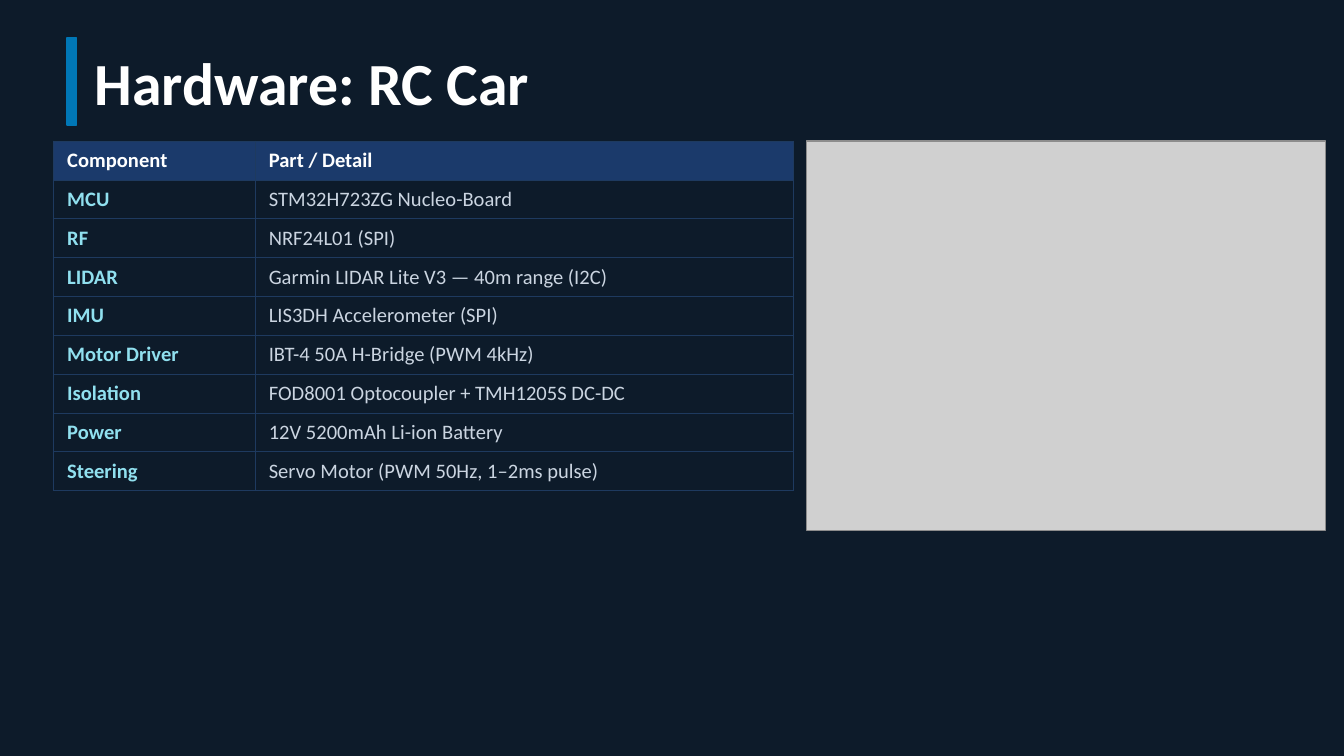
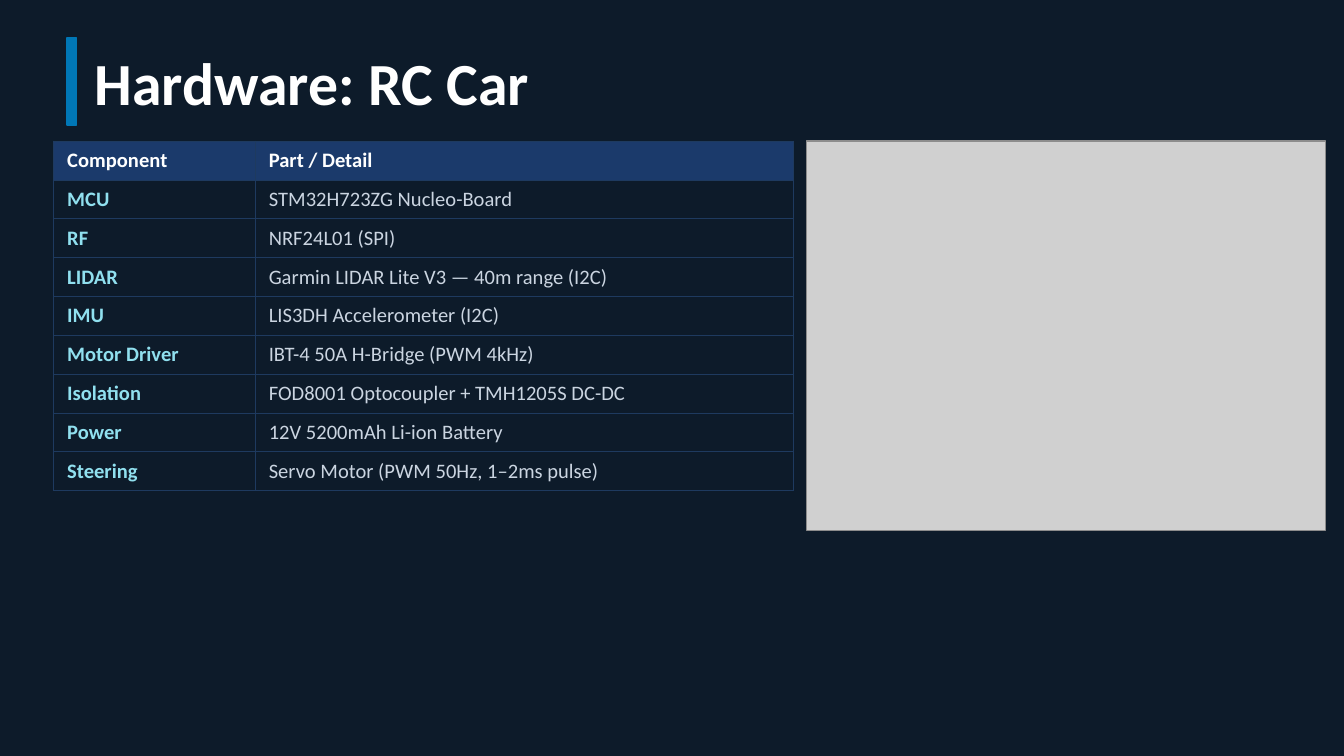
Before and after one commit to eam95/RC_Car_Mark_I, a slide deck: slide 5 of RC_Car_Presentation.pptx. Drawn at 1344x756 pixels with LibreOffice and Linux fonts; fonts in the diff are those of the drawing; grey boxes stand for pictures. Boxes give left, top, right and bottom in pixels: in the first picture for what was removed or moved away, otherwise in the second. Text is boxed around its words. In the diff, an @@ line names an element or a change of style, - is before the commit and + after.

```diff
--- a/RC_Car_Presentation.pptx
+++ b/RC_Car_Presentation.pptx
@@ table at (54, 141, 793, 486) @@
-row 5, column 2: LIS3DH Accelerometer (SPI)
+row 5, column 2: LIS3DH Accelerometer (I2C)
```
Also in this commit, not shown: 3 other slides changed, 3 other files.
